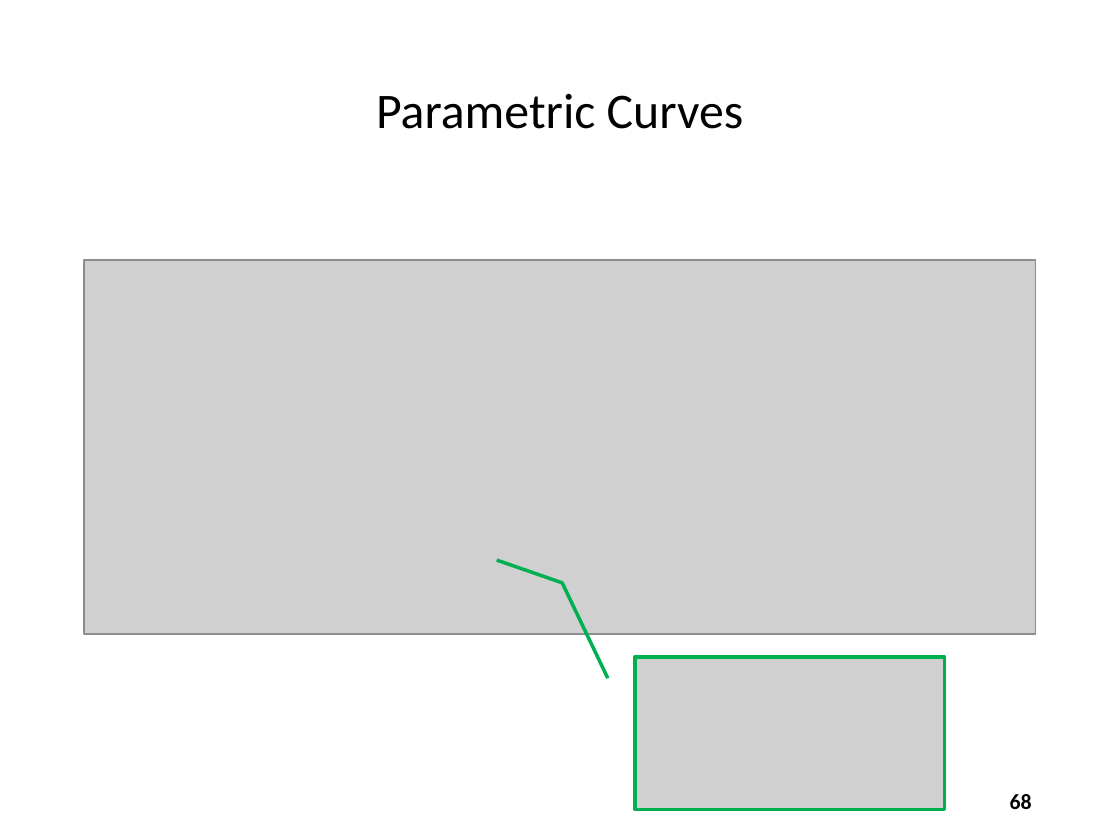
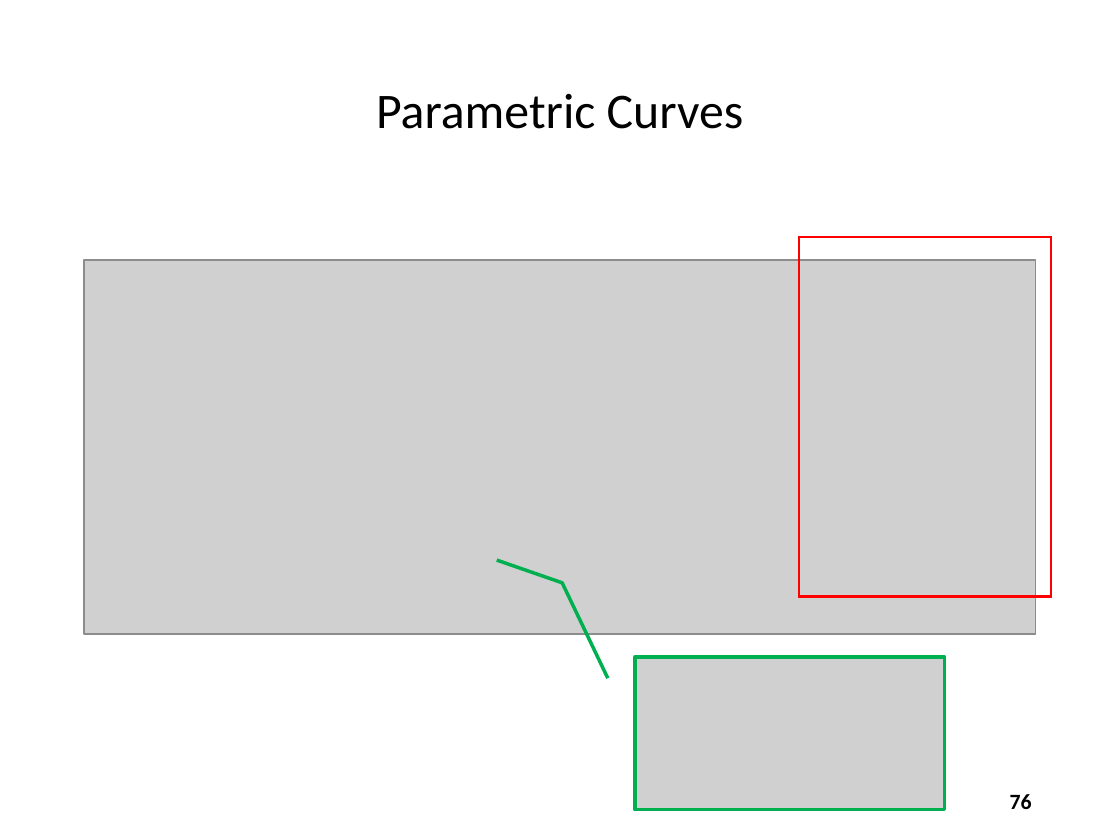
Before and after one commit to dbiersach/scicomp101, a slide deck: slide 76 of Session 07 - Trigonometry and Polar Graphs/Session 07 - Trigonometry and Polar Graphs.pptx (slide 68 before the commit). Drawn at 1120x840 pixels with LibreOffice and Linux fonts; fonts in the diff are those of the drawing; grey boxes stand for pictures. Boxes give left, top, right and bottom in pixels: in the first picture for what was removed or moved away, otherwise in the second. Text is boxed around its words. In the diff, an @@ line names an element or a change of style, - is before the commit and + after.

```diff
--- a/Session 07 - Trigonometry and Polar Graphs/Session 07 - Trigonometry and Polar Graphs.pptx
+++ b/Session 07 - Trigonometry and Polar Graphs/Session 07 - Trigonometry and Polar Graphs.pptx
@@ rectangle added at [799,236,1051,596], outline #FF0000 1.5 pt @@
@@ page number at [1010,794,1032,809]: text changed @@
-68
+76
```
Also in this commit, not shown: 17 other slides changed, 9 slides added, 1 slide removed, 1 other file.
